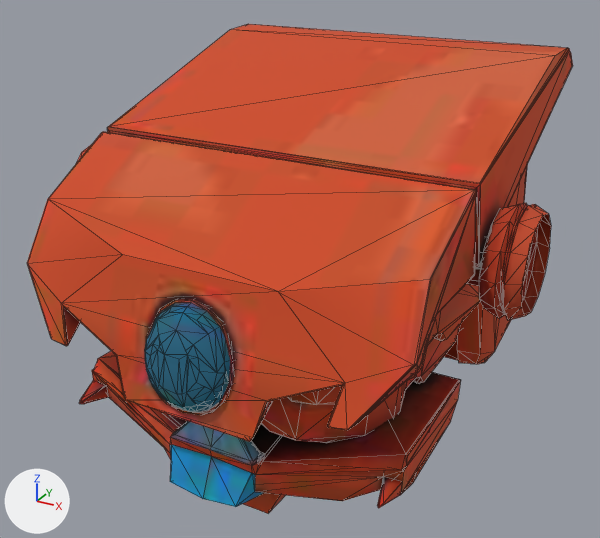
The glTF model public/3d/tank/B-17.glb as it was, and as the next commit left it.
Both versions are drawn from a 50 mm camera at (1.226, -2.259, 2.425) aimed at (-0.059, 0.078, 1.257). The axes (+X, +Y, +Z) are drawn at lower left. The lights are the same throughout. Mesh edges are drawn as thin lines. Vertices at the same position are counted once.

Names of what the first picture shows: 'B-17'.
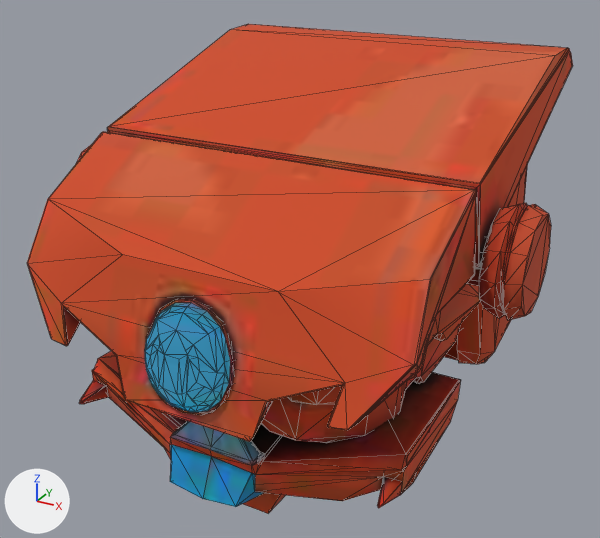
Where the change shows, as pixel boxes (x1, y1, x2, y2) in the pictures (600 x 538 px):
'B-17', surface changed, reshaped: (27, 24, 573, 513) in both
part 1 of me_body_001, added (red): after (522, 214, 551, 316)

The change, as a list of edits to the scene's bpy script:
```text
Add img_17_emit__tex:
    img_17_emit__tex = load_image('17 EMIT [TEX]', '_unpacked/17_EMIT__TEX_', 512, 512, 'sRGB')
Change mat_b_17:
    where n0 = _N.new('ShaderNodeBsdfPrincipled'); n0.name = 'Principled BSDF'
    add n0.inputs[28].default_value = 1.0  # 'Emission Strength'
    where n2 = _N.new('ShaderNodeTexImage'); n2.name = 'Image Texture'
    n2.image: img_b_17 -> img_17_emit__tex
    add n3 = _N.new('ShaderNodeTexImage'); n3.name = 'Image Texture.001'
    add n3.image = img_b_17
    remove _L.new(n2.outputs[0], n0.inputs[0])  # 'Color' to 'Base Color'
    add _L.new(n2.outputs[0], n0.inputs[27])  # 'Color' to 'Emission Color'
    add _L.new(n3.outputs[0], n0.inputs[0])  # 'Color' to 'Base Color'
Change me_body_001:
    used by ob_b_17; location = (0.0, 0.0, 0.0)
    verts and faces of me_body_001; kept vertices keep their numbers, new ones are numbered from 1446
    before: 1298 (0.78, 0.05, 1.51) at pixel (549, 247), 1300 (0.78, 0.03, 1.44) at pixel (545, 272), 1302 (0.78, -0.03, 1.39) at pixel (538, 296), 1304 (0.78, -0.1, 1.37) at pixel (531, 312), 1306 (0.78, -0.17, 1.39) at pixel (524, 316)
    before: 1308 (0.78, -0.22, 1.44) at pixel (521, 306), 1310 (0.78, -0.24, 1.51) at pixel (522, 284), 1312 (0.78, -0.22, 1.59) at pixel (527, 256), 1314 (0.78, -0.17, 1.64) at pixel (535, 230), 1316 (0.78, -0.1, 1.66) at pixel (543, 215)
    before: 1318 (0.78, -0.03, 1.64) at pixel (548, 213), 1320 (0.78, 0.03, 1.59) at pixel (551, 226)
    remove me_body_001.from_pydata(...)  # 1446 vertices, 2658 faces; spans x -0.78..0.78, y -0.74..1.03, z 0.66..1.98
    add me_body_001.from_pydata(...)  # 1446 vertices, 2678 faces; spans x -0.78..0.78, y -0.74..1.03, z 0.66..1.98
    me_body_001 part 1
    add faces += [(1298, 1302, 1300), (1298, 1320, 1318), (1314, 1318, 1316), (1310, 1314, 1312), (1306, 1310, 1308), (1302, 1306, 1304)]
    add faces += [(1298, 1318, 1302), (1310, 1318, 1314), (1302, 1310, 1306), (1302, 1318, 1310)]
```
